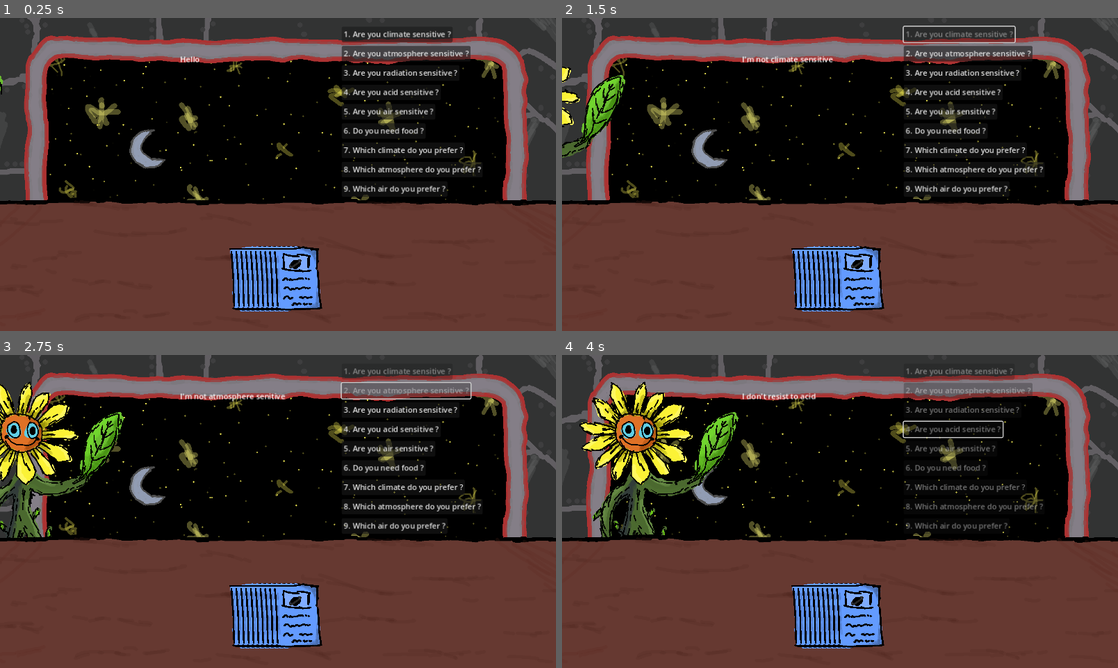
Above: before the commit, frames 1-4 (two rows, left to right).
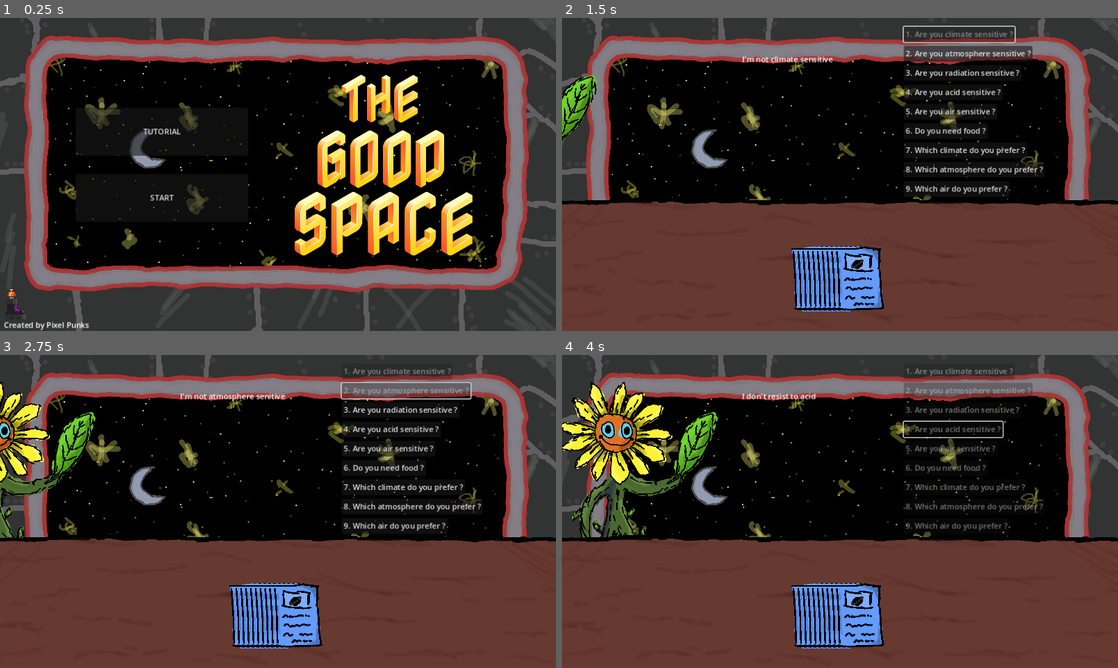
Above: after the commit, the same moments.

Repository: Pixel-Punks/trijam-289
Game: Godot game, scene res://scenes/start_screen.tscn
The game is run twice, just before and just after one commit, with the same random seed, the same clock (stepped at 60 frames per second) and the same inputs. Before the commit the project starts from res://scenes/game_screen.tscn.
Inputs (mouse positions are in pixels of both pictures, inside the frame that each line leads up to):
- Up to frame 1 (0.25 s): no input
- Up to frame 2 (1.5 s): click (723, 196) at 0.5 s, where only the run after the commit has a clickable "START"; click "1. Are you climate sensitive ?" at 1.25 s
- Up to frame 3 (2.75 s): click "2. Are you atmosphere sensiti…" at 2 s
- Up to frame 4 (4 s): click "3. Are you radiation sensitiv…" at 2.75 s; click "4. Are you acid sensitive ?" at 3.5 s

The runs differ from the first frame. In frame 1, 49% of the frame differs, in the area x 0-100%, y 4-100%; in frame 2, 1.8%; in frame 3, 5.1%; in frame 4, 7.2%.

Commit message:
[chore] changed start screen

Diff:
--- a/project.godot
+++ b/project.godot
@@ -11,7 +11,7 @@
 [application]
 
 config/name="The Good Space"
-run/main_scene="res://scenes/game_screen.tscn"
+run/main_scene="res://scenes/start_screen.tscn"
 config/features=PackedStringArray("4.3", "Forward Plus")
 boot_splash/bg_color=Color(0.203922, 0.0235294, 0.309804, 1)
 boot_splash/image="res://assets/logo/Logo_text.png"
